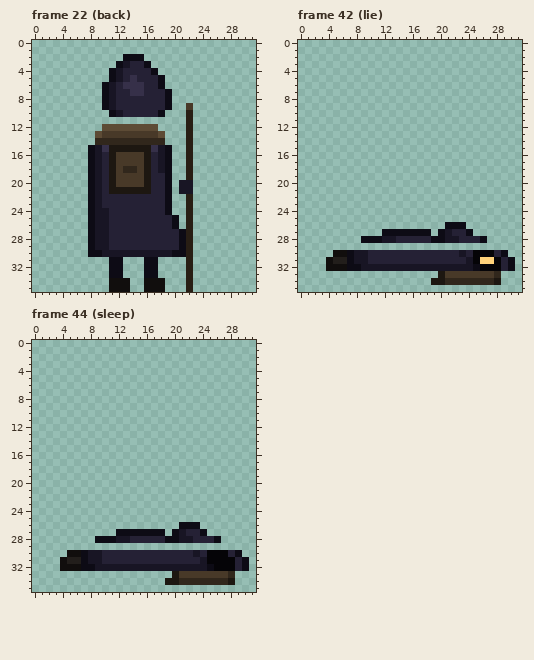
One commit to this pixel-art file: art/wanderer.aseprite. That is the earlier state.
32x36 pixels, 44 frames. Colours within 5 levels of each other are drawn and written as one. Shown: frame 22 (back), frame 42 (lie), frame 44 (sleep). The commit also changed other frames, which this record leaves out.
Once edited:
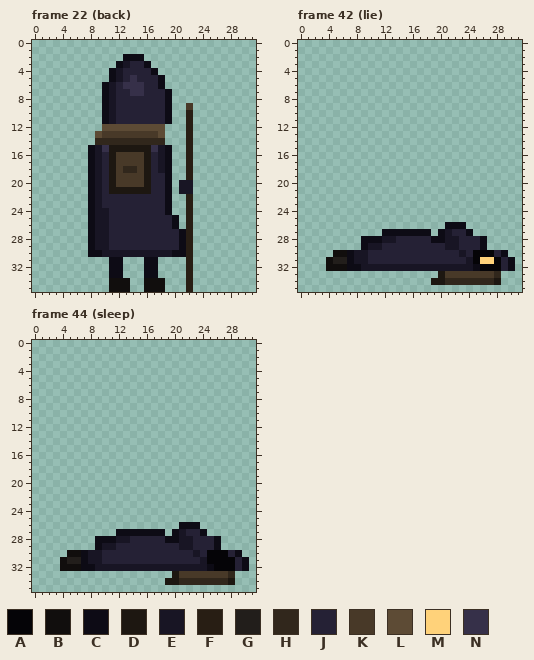
Palette (. is transparent): A #050407  B #110e0d  C #0d0b15  D #1d1711  E #181524  F #281e14  G #221e1b  H #31271c  J #252135  K #483928  L #5d4b35  M #ffd27a  N #363049
From old to new:
--- frame 22 (back)
@@ x 8..21 @@
  9 ..CEJJJJJJJC..
-10 ...CEJJJJJC...
-11 ..............
-12 ..LLLLLLLL....
+10 ..CEJJJJJJJC..
+11 ..CEJJJJJJJC..
+12 ..LLLLLLLLL...
 13 .LKKKKKKKKL...
--- frame 42 (lie)
@@ x 7..28 @@
 28 ..CCCEEJJJJJCCEEJJJC..
-29 ......................
+29 ..CEEJJJJJJJJJEEJJJC..
 30 CEEJJJJJJJJJJJJJEJAAAJ
--- frame 44 (sleep): the same change as frame 42 (lie)
Pixel boxes of the changes (left, top, right, bottom) in both pictures:
changed: (102, 110, 172, 131)
added: (361, 243, 487, 250)
added: (95, 543, 221, 550)
